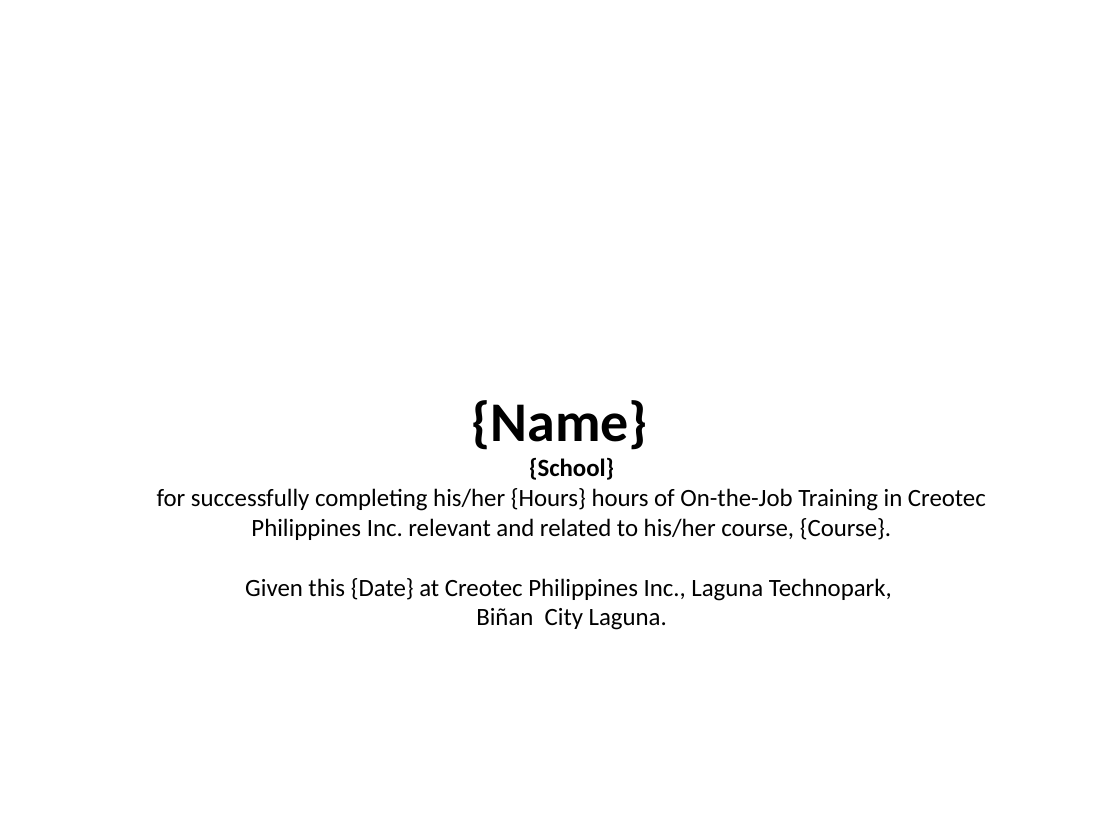
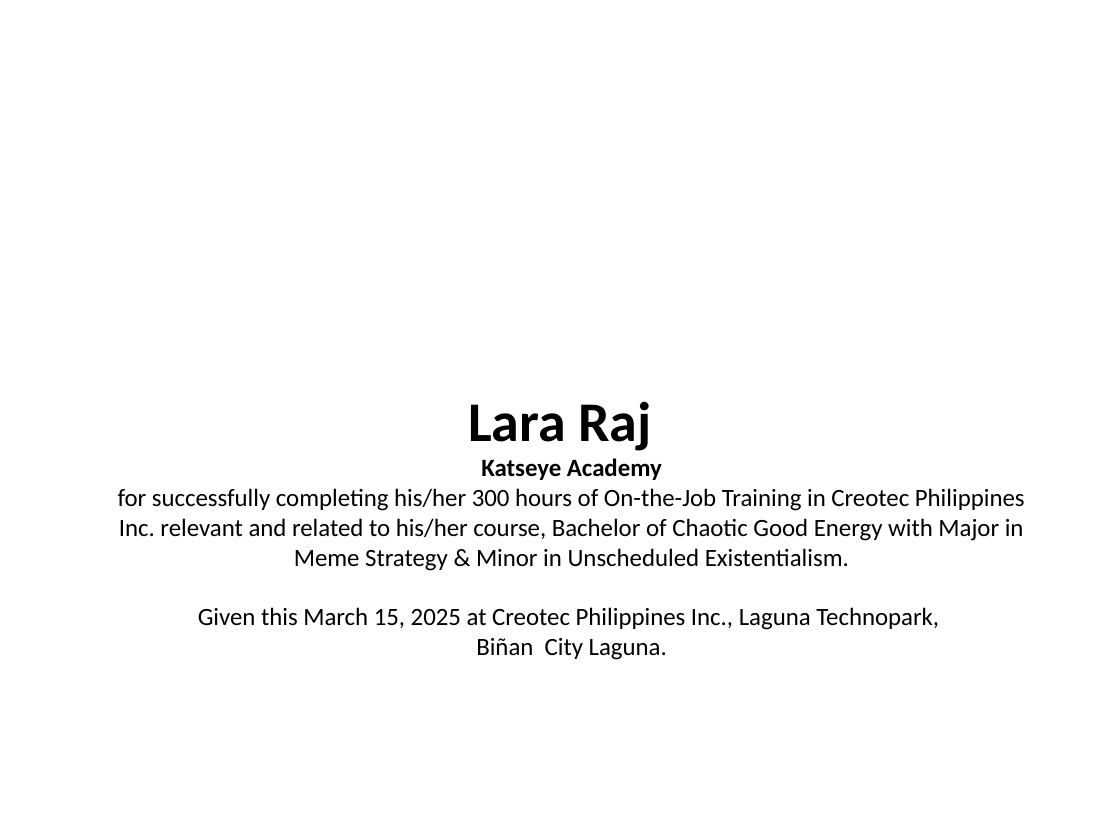
Before and after one commit to JorelDenceReyethJMorales/CreotecTesda, a slide deck: slide 3 of backend/static/generated/certificates_ojt.pptx. Drawn at 1120x840 pixels with LibreOffice and Linux fonts; fonts in the diff are those of the drawing; background and template pictures are left out. Boxes give left, top, right and bottom in pixels: in the first picture for what was removed or moved away, otherwise in the second. Text is boxed around its words. In the diff, an @@ line names an element or a change of style, - is before the commit and + after.

```diff
--- a/backend/static/generated/certificates_ojt.pptx
+++ b/backend/static/generated/certificates_ojt.pptx
@@ text at bbox=[468, 401, 651, 451]: text changed @@
-{Name}
+Lara Raj
@@ text at bbox=[118, 458, 1025, 630]: text changed @@
-{School}
-for successfully completing his/her {Hours} hours of On-the-Job Training in Creotec Philippines Inc. relevant and related to his/her course, {Course}.
-Given this {Date} at Creotec Philippines Inc., Laguna Technopark,
+Katseye Academy
+for successfully completing his/her 300 hours of On-the-Job Training in Creotec Philippines Inc. relevant and related to his/her course, Bachelor of Chaotic Good Energy with Major in Meme Strategy & Minor in Unscheduled Existentialism.
+Given this March 15, 2025 at Creotec Philippines Inc., Laguna Technopark,
```
Also in this commit, not shown: 3 other slides changed, 3 slides added, 2 other files.
